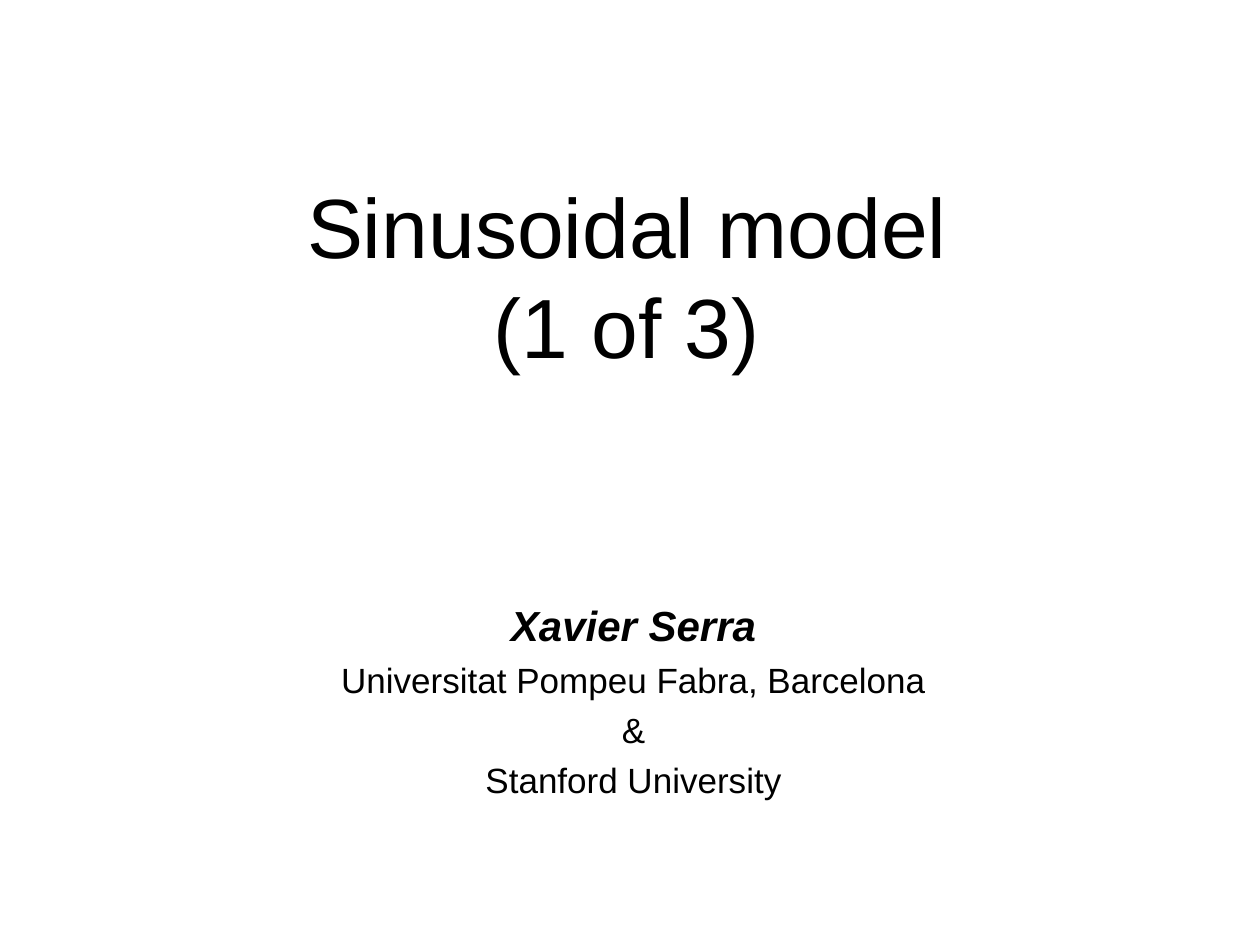
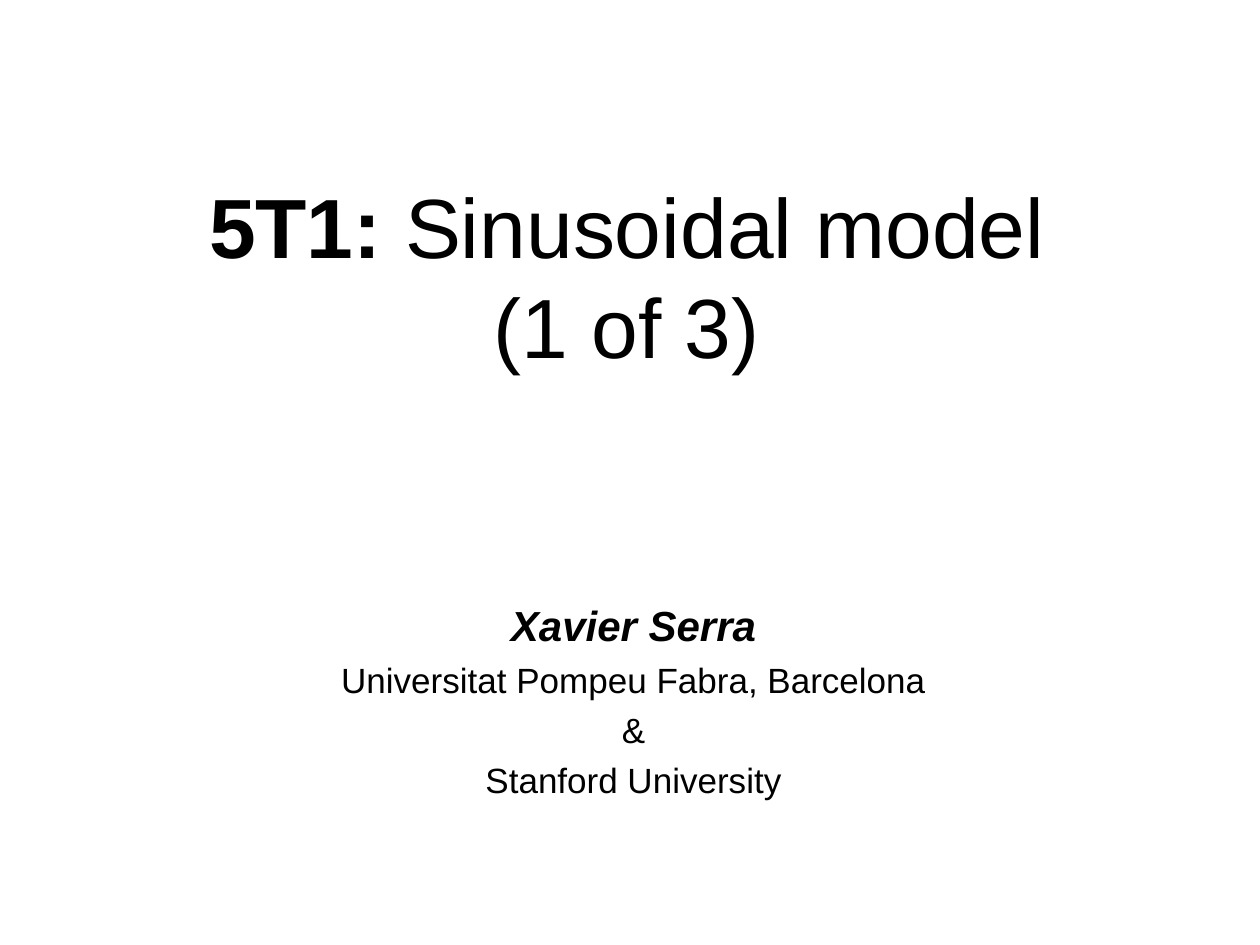
Before and after one commit to MTG/sms-tools, a slide deck: slide 1 of lectures/5-Sinusoidal-model/5T1-Sinusoidal-model-1.odp. Drawn at 1260x945 pixels with LibreOffice and Linux fonts; fonts in the diff are those of the drawing. Boxes give left, top, right and bottom in pixels: in the first picture for what was removed or moved away, otherwise in the second. Text is boxed around its words. In the diff, an @@ line names an element or a change of style, - is before the commit and + after.

```diff
--- a/lectures/5-Sinusoidal-model/5T1-Sinusoidal-model-1.odp
+++ b/lectures/5-Sinusoidal-model/5T1-Sinusoidal-model-1.odp
@@ title at <box>209,197,1045,374</box>: text changed @@
-Sinusoidal model
-(1 of 3)
+5T1: Sinusoidal model
+(1 of 3)
```
Also in this commit, not shown: 2 other slides changed, 6 slides added, 3 slides removed, 2 other files.
